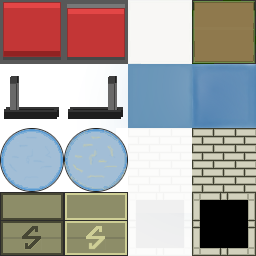
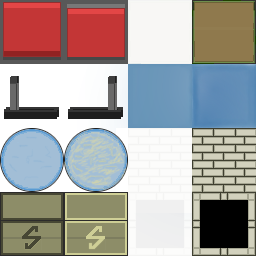
Layered file, before and after one edit (256 x 256). Changes by layer:
painted on "spark" over box(68, 132, 125, 189)
